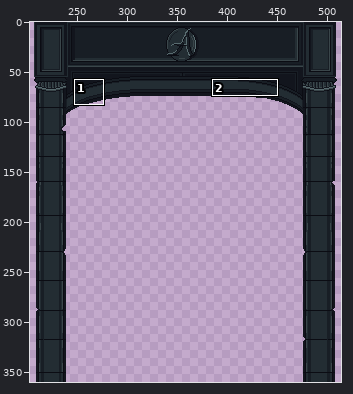
Pixel-art file -- Personal_Jessica/Entornos/Entrega 8-05/Columnas interiores.aseprite. The picture above shows the old version from afar; the outline marks the close-up.
Close-up. As it was:
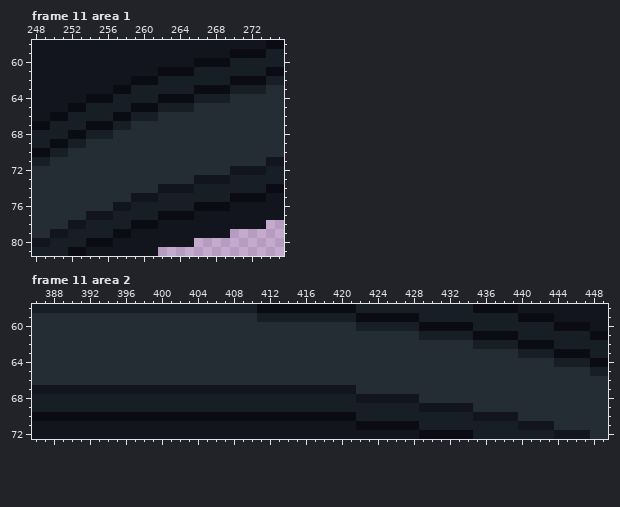
640x360 pixels, 11 frames. Shown: frame 11 area 1: x 248..275, y 58..81; frame 11 area 2: x 386..449, y 58..72. The wide view leaves out empty margins. The commit also changed other frames or places, which this record leaves out.
After:
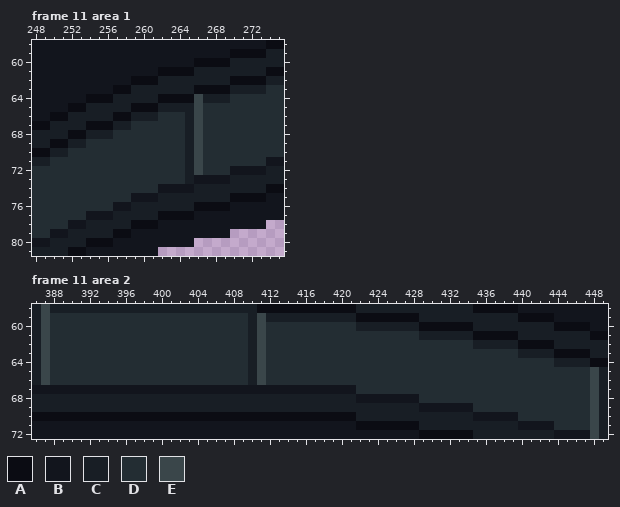
Palette (. is transparent): A #0b0c13  B #12151d  C #181e25  D #232d33  E #3a464a
The exact change:
Frame 11 area 1, layer "Arco":
y 64: x 266 C -> E
y 65: x 266 D -> E
y 66..72: x 265..266 DD -> CE
y 73: x 265 D -> C
Frame 11 area 2, layer "Arco":
y 58: x 387 C -> E
y 59: x 386..387 DD -> CE; x 410..411 DC -> CE
y 60..64: x 386..387 DD -> CE; x 410..411 DD -> CE
y 65: x 386..387 DD -> CE; x 410..411 DD -> CE; x 448 C -> E
y 66: x 386..387 DD -> CE; x 410..411 DD -> CE; x 448..449 DD -> EC
y 67..72: x 448..449 DD -> EC
